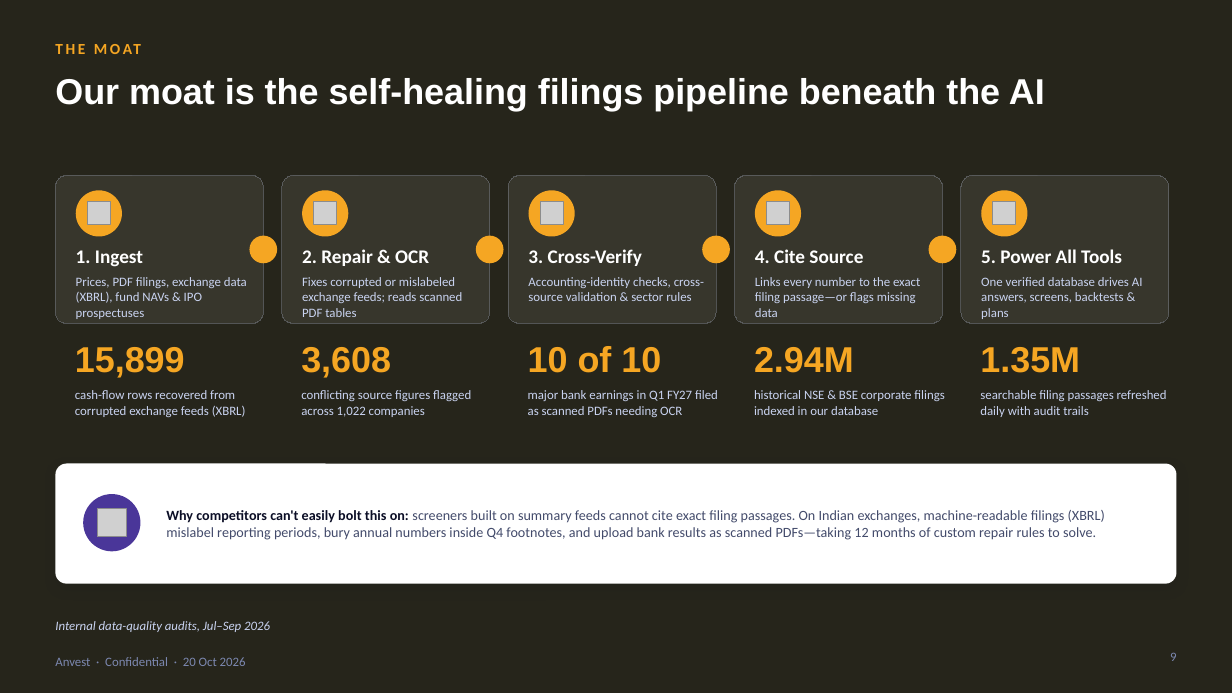
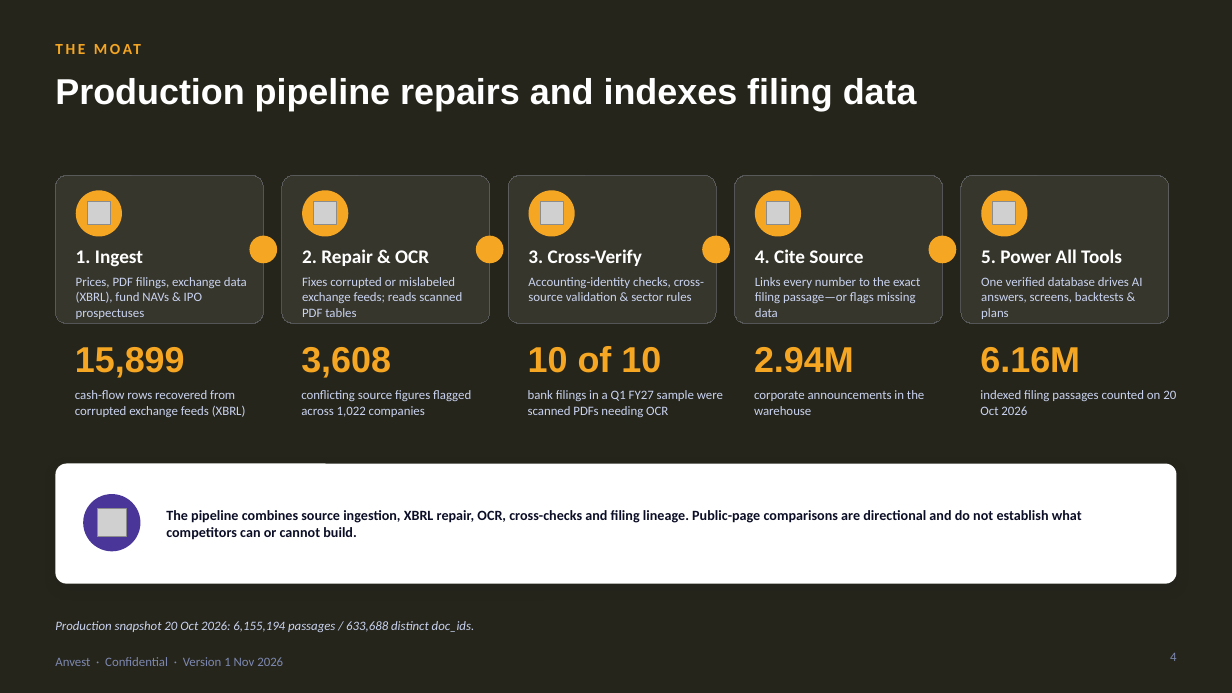
Before and after one commit to harshdeo/strategy, a slide deck: slide 4 of Investor_Materials/Anvest_Seed_Deck.pptx (slide 9 before the commit). Drawn at 1232x693 pixels with LibreOffice and Linux fonts; fonts in the diff are those of the drawing; grey boxes stand for pictures; background and template pictures are left out. Boxes give left, top, right and bottom in pixels: in the first picture for what was removed or moved away, otherwise in the second. Text is boxed around its words. In the diff, an @@ line names an element or a change of style, - is before the commit and + after.

Commit message:
Overhaul Anvest investor materials

```diff
--- a/Investor_Materials/Anvest_Seed_Deck.pptx
+++ b/Investor_Materials/Anvest_Seed_Deck.pptx
@@ title at [55,78,917,111]: text changed @@
-Our moat is the self-healing filings pipeline beneath the AI
+Production pipeline repairs and indexes filing data
@@ text at [980,347,1080,373]: text changed @@
-1.35M
+6.16M
@@ text at [528,390,723,417]: text changed @@
-major bank earnings in Q1 FY27 filed as scanned PDFs needing OCR
+bank filings in a Q1 FY27 sample were scanned PDFs needing OCR
@@ text at [754,390,924,415]: text changed @@
-historical NSE & BSE corporate filings indexed in our database
+corporate announcements in the warehouse
@@ text at [980,390,1176,415]: text changed @@
-searchable filing passages refreshed daily with audit trails
+indexed filing passages counted on 20 Oct 2026
@@ text at [166,510,1082,540]: text changed; text colour #434B6B to #0B0E26; bold on @@
-Why competitors can't easily bolt this on: screeners built on summary feeds cannot cite exact filing passages. On Indian exchanges, machine-readable filings (XBRL) mislabel reporting periods, bury annual numbers inside Q4 footnotes, and upload bank results as scanned PDFs—taking 12 months of custom repair rules to solve.
+The pipeline combines source ingestion, XBRL repair, OCR, cross-checks and filing lineage. Public-page comparisons are directional and do not establish what competitors can or cannot build.
@@ text at [55,621,475,632]: text changed @@
-Internal data-quality audits, Jul–Sep 2026
+Production snapshot 20 Oct 2026: 6,155,194 passages / 633,688 distinct doc_ids.
@@ text at [55,657,283,666]: text changed @@
-Anvest · Confidential · 20 Oct 2026
+Anvest · Confidential · Version 1 Nov 2026
@@ page number at [1170,653,1176,661]: text changed @@
-9
+4
```
Also in this commit, not shown: 15 other slides changed, 22 other files.
